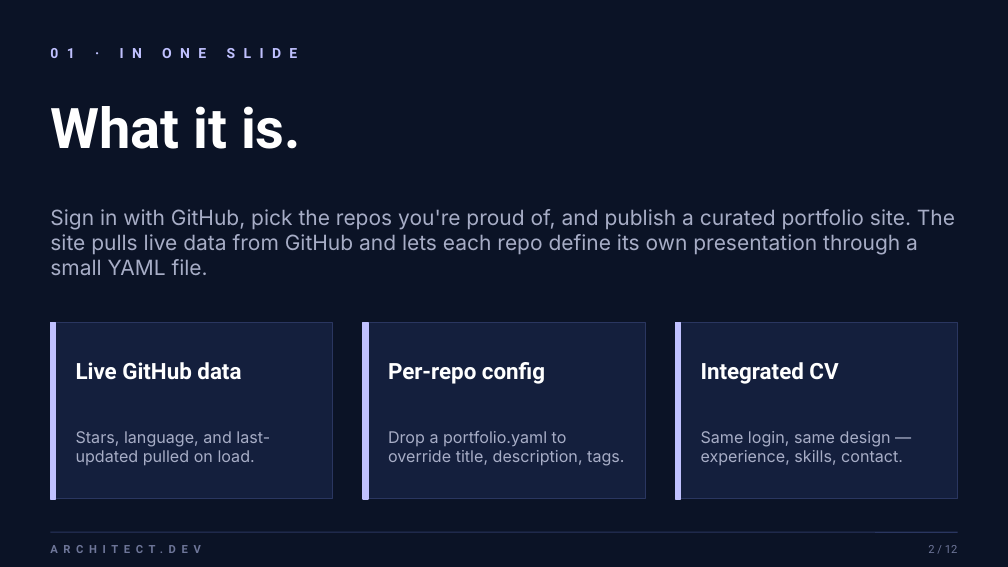
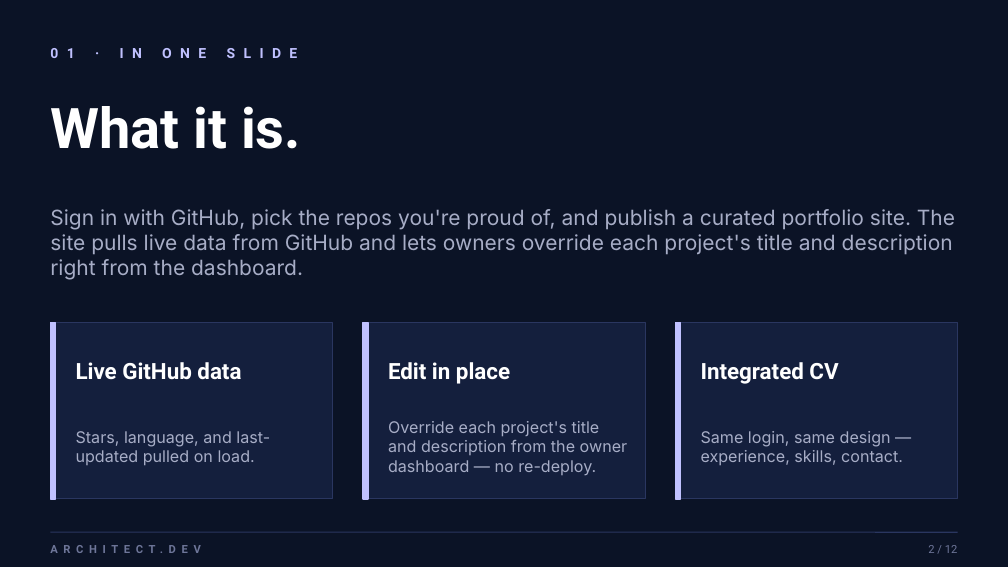
Before and after one commit to gusbo9233/gusbo9233.portfolio.io, a slide deck: slide 2 of Architect-Dev-Presentation.pptx. Drawn at 1008x567 pixels with LibreOffice and Linux fonts; fonts in the diff are those of the drawing. Boxes give left, top, right and bottom in pixels: in the first picture for what was removed or moved away, otherwise in the second. Text is boxed around its words. In the diff, an @@ line names an element or a change of style, - is before the commit and + after.

```diff
--- a/Architect-Dev-Presentation.pptx
+++ b/Architect-Dev-Presentation.pptx
@@ text at (50,209,955,280): text changed @@
-Sign in with GitHub, pick the repos you're proud of, and publish a curated portfolio site. The site pulls live data from GitHub and lets each repo define its own presentation through a small YAML file.
+Sign in with GitHub, pick the repos you're proud of, and publish a curated portfolio site. The site pulls live data from GitHub and lets owners override each project's title and description right from the dashboard.
@@ text at (388,362,510,384): text changed @@
-Per-repo config
+Edit in place
@@ text at (388,421,628,476): text changed @@
-Drop a portfolio.yaml to override title, description, tags.
+Override each project's title and description from the owner dashboard — no re-deploy.
```
Also in this commit, not shown: 8 other slides changed, 1 slide added, 1 slide removed, 8 other files.
